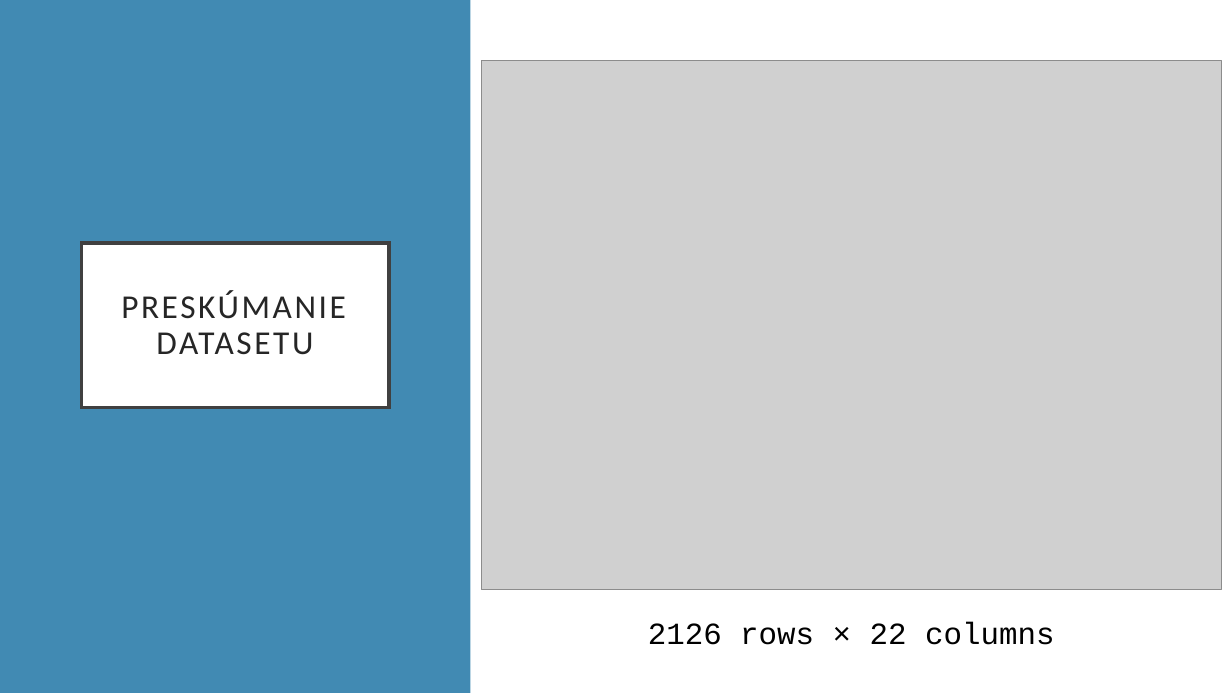
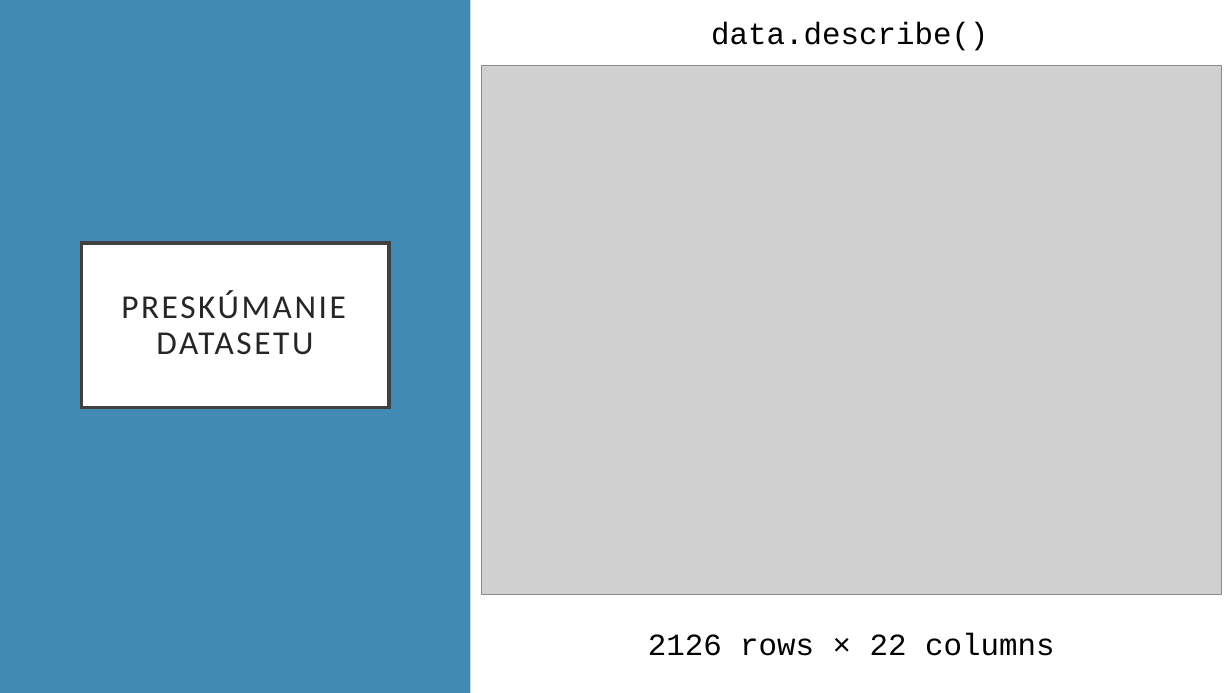
Before and after one commit to georgeob/Drzik_NS2021, a slide deck: slide 2 of Klasifikácia zdravia ľudského plodu na základe údajov CTG.pptx. Drawn at 1232x693 pixels with LibreOffice and Linux fonts; fonts in the diff are those of the drawing; grey boxes stand for pictures. Boxes give left, top, right and bottom in pixels: in the first picture for what was removed or moved away, otherwise in the second. Text is boxed around its words. In the diff, an @@ line names an element or a change of style, - is before the commit and + after.

```diff
--- a/Klasifikácia zdravia ľudského plodu na základe údajov CTG.pptx
+++ b/Klasifikácia zdravia ľudského plodu na základe údajov CTG.pptx
@@ text added at box(711, 22, 988, 51), 24 pt, text #000000 @@
+data.describe()
@@ picture: place and size @@
-picture at box(482, 61, 1222, 590)
+picture at box(482, 66, 1222, 594)
@@ text "2126 rows × 22 columns": place and size @@
-text "2126 rows × 22 columns" at box(648, 622, 1054, 645)
+text "2126 rows × 22 columns" at box(648, 633, 1054, 656)
```
Also in this commit, not shown: 4 other slides changed, 1 slide added.
